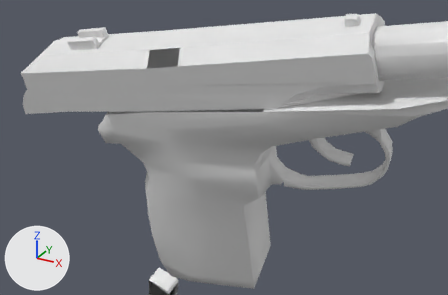
Two versions of the OBJ model Vertex_Animation_Compiler/Assets/Makarov_Pistol_Reload172.obj, one commit apart.
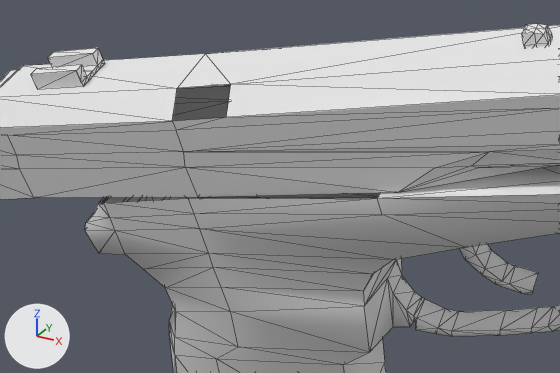
Each version is shown from a 50 mm camera at (0.464, -0.3077, 0.0097) aimed at (0.3665, -0.1305, -0.0789), then close up on the part from 11% to 82% of the width and 0% to 71% of the height. Lighting does not change. The marker at lower left points along +X, +Y and +Z. The close-ups show mesh edges as thin lines. Where no turn or scale is listed for an object, it has been applied to the vertices.

The older version as bpy lines, for what is in view:
```python
me_rest_of_the_gun_sphere = bpy.data.meshes.new('Rest_of_the_gun_Sphere')
me_rest_of_the_gun_sphere.from_pydata(...)  # 272 vertices, 519 faces; spans x 0.3114..0.4583, y -0.1386..-0.0829, z -0.1592..-0.0257
# before: 164 (0.3789, -0.1089, -0.0546), 166 (0.3205, -0.1386, -0.0722) at pixel (98, 203), 175 (0.3219, -0.1385, -0.0719) at pixel (103, 202), 178 (0.3823, -0.1328, -0.0619) at pixel (377, 198), 179 (0.3423, -0.1368, -0.0678) at pixel (188, 198)
# before: 180 (0.3184, -0.1146, -0.0646), 181 (0.3388, -0.1129, -0.0605), 183 (0.3171, -0.1147, -0.065)
me_top_slider_sphere_001 = bpy.data.meshes.new('Top_Slider_Sphere.001')
me_top_slider_sphere_001.from_pydata(...)  # 127 vertices, 227 faces; spans x 0.2788..0.4182, y -0.1467..-0.1085, z -0.0778..-0.0287
# before: 65 (0.3542, -0.14, -0.0484) at pixel (226, 117), 68 (0.3426, -0.1413, -0.0505) at pixel (172, 121), 76 (0.353, -0.1363, -0.0431) at pixel (230, 84), 77 (0.3414, -0.1375, -0.0451) at pixel (177, 88)
ob_rest_of_the_gun_sphere = bpy.data.objects.new('Rest_of_the_gun_Sphere', me_rest_of_the_gun_sphere)
ob_rest_of_the_gun_sphere.location = (0.0, 0.0, 0.0)
ob_top_slider_sphere_001 = bpy.data.objects.new('Top_Slider_Sphere.001', me_top_slider_sphere_001)
ob_top_slider_sphere_001.location = (0.0, 0.0, 0.0)
```
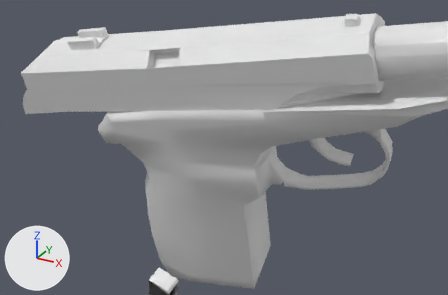
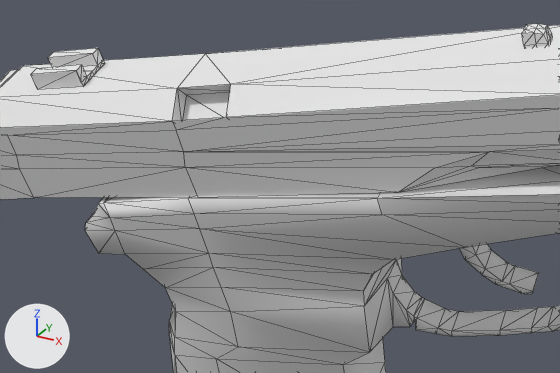
What differs and where, as boxes (x1, y1, x2, y2) in the close-ups (560 x 373 px):
part 1 of me_rest_of_the_gun_sphere, added
    after: (99, 193, 380, 203)
part 2 of me_top_slider_sphere_001, added
    after: (172, 84, 231, 121)

The change, as a diff of the scene's bpy script:
```diff
--- a/Vertex_Animation_Compiler/Assets/Makarov_Pistol_Reload172.obj.py
+++ b/Vertex_Animation_Compiler/Assets/Makarov_Pistol_Reload172.obj.py
@@ me_rest_of_the_gun_sphere @@
 me_rest_of_the_gun_sphere.from_pydata(...)  # 272 vertices, 519 faces; spans x 0.3114..0.4583, y -0.1386..-0.0829, z -0.1592..-0.0257
 # used by ob_rest_of_the_gun_sphere; location = (0.0, 0.0, 0.0)
 # verts and faces of me_rest_of_the_gun_sphere; kept vertices keep their numbers, new ones are numbered from 272
+# me_rest_of_the_gun_sphere part 1
+faces += [(164, 181, 179), (175, 179, 181), (166, 175, 183), (164, 179, 178), (175, 181, 180), (175, 180, 183)]
@@ me_top_slider_sphere_001 @@
 me_top_slider_sphere_001.from_pydata(...)  # 127 vertices, 227 faces; spans x 0.2788..0.4182, y -0.1467..-0.1085, z -0.0778..-0.0287
 # used by ob_top_slider_sphere_001; location = (0.0, 0.0, 0.0)
 # verts and faces of me_top_slider_sphere_001; kept vertices keep their numbers, new ones are numbered from 127
+# me_top_slider_sphere_001 part 2
+verts[127] = (0.3542, -0.137, -0.0505)
+verts[128] = (0.3427, -0.1383, -0.0526)
+verts[129] = (0.353, -0.1333, -0.0452)
+verts[130] = (0.3415, -0.1345, -0.0472)  # pixel (186, 95)
+faces += [(65, 128, 68), (127, 129, 130), (76, 77, 129), (65, 129, 127), (77, 128, 130), (65, 127, 128)]
+faces += [(127, 130, 128), (77, 130, 129), (65, 76, 129), (68, 128, 77)]
```
